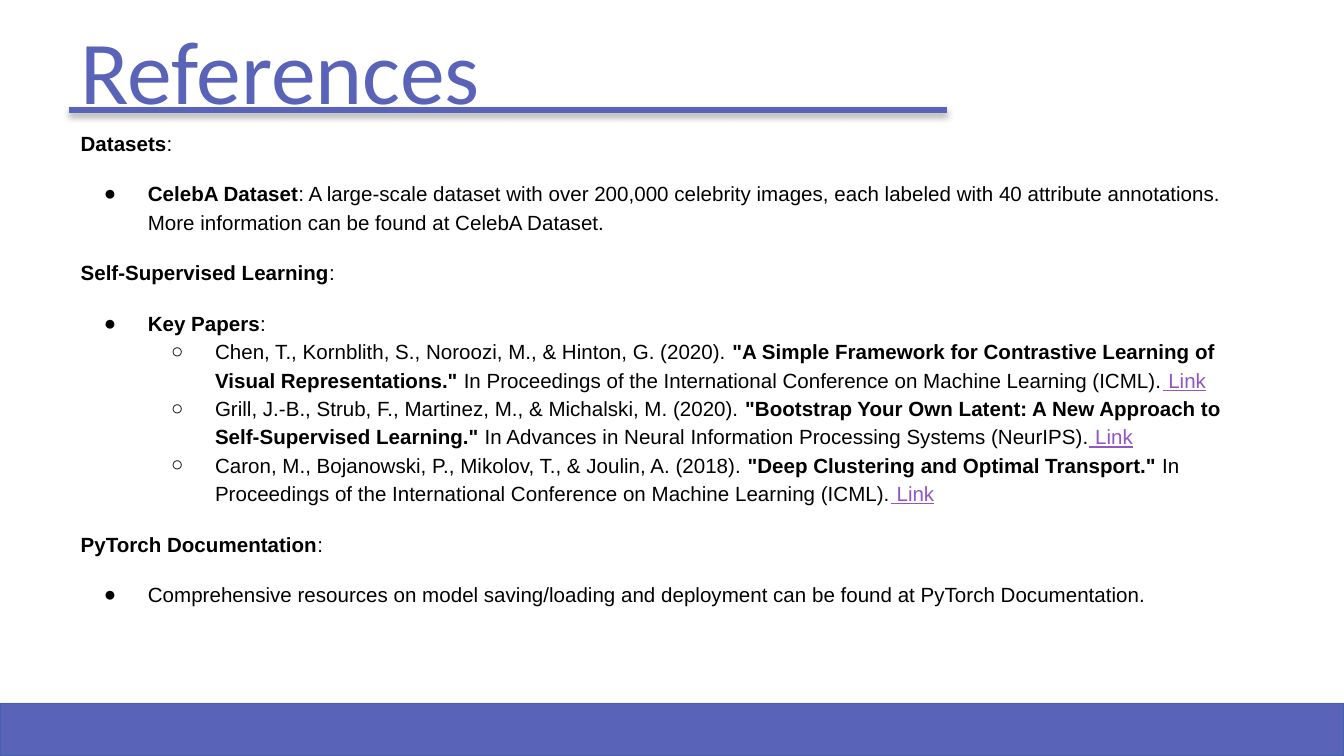
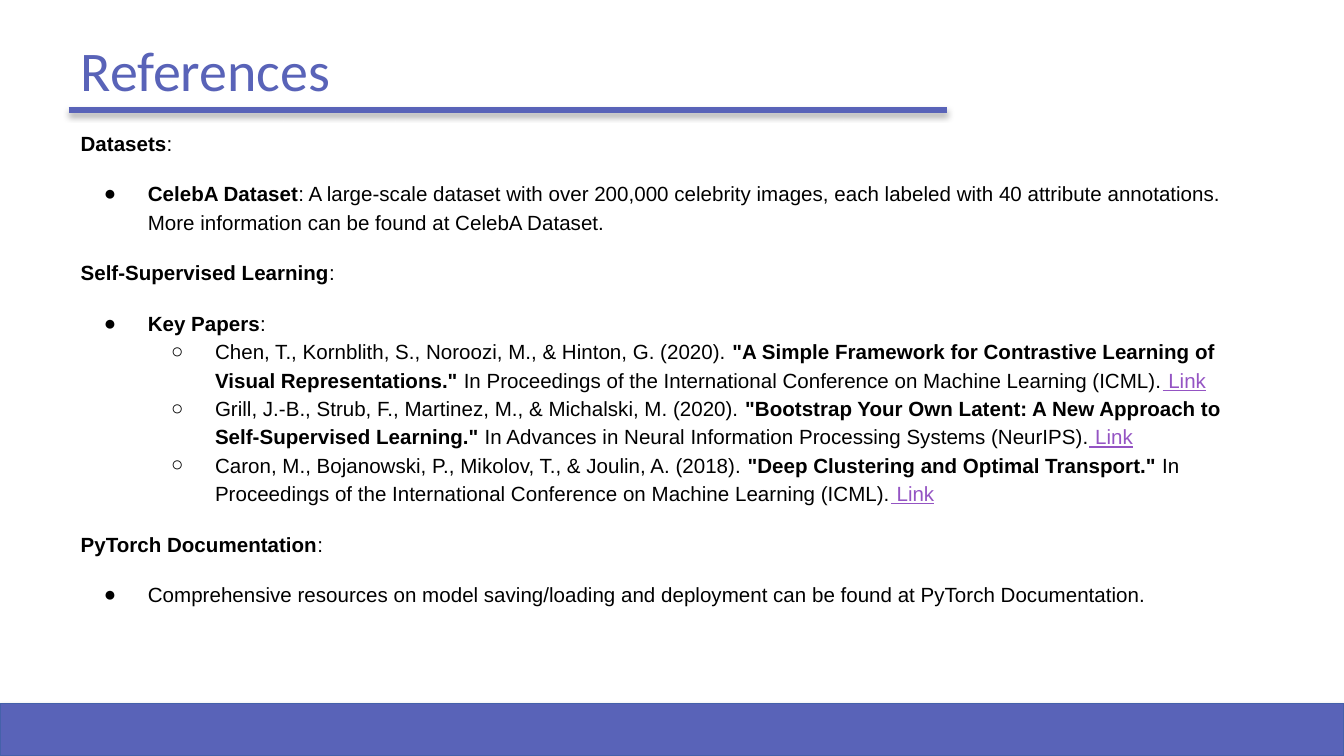
Before and after one commit to sidhu2690/IDC-409, a slide deck: slide 12 of Self-Supervised Approach to Facial Recognition.pptx (slide 10 before the commit). Drawn at 1344x756 pixels with LibreOffice and Linux fonts; fonts in the diff are those of the drawing; background and template pictures are left out. Boxes give left, top, right and bottom in pixels: in the first picture for what was removed or moved away, otherwise in the second. Text is boxed around its words. In the diff, an @@ line names an element or a change of style, - is before the commit and + after.

```diff
--- a/Self-Supervised Approach to Facial Recognition.pptx
+++ b/Self-Supervised Approach to Facial Recognition.pptx
@@ title "References" at <box>81,52,331,92</box>: size 48 to 30 pt @@
```
Also in this commit, not shown: 8 other slides changed, 2 slides added.
